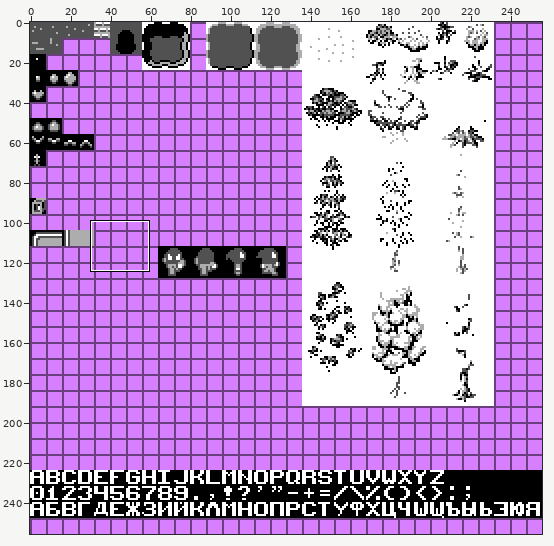
File history of a sprite sheet, game/src/main/resources/sprites.png. The first picture is a wide view before the edit; the outline marks the close-up.
Close-up. The starting point:
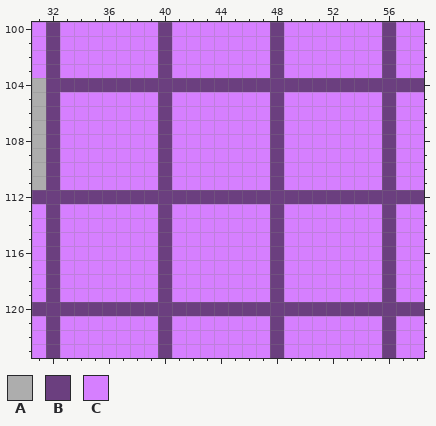
The file is 256x256 pixels. Shown: x 31..58, y 100..123.
Palette (. is transparent): A #adadad  B #6b3f7f  C #d67fff
Pixels before, first column x 31:
100 CBCCCCCCCBCCCCCCCBCCCCCCCBCC
101 CBCCCCCCCBCCCCCCCBCCCCCCCBCC
102 CBCCCCCCCBCCCCCCCBCCCCCCCBCC
103 CBCCCCCCCBCCCCCCCBCCCCCCCBCC
104 ABBBBBBBBBBBBBBBBBBBBBBBBBBB
105 ABCCCCCCCBCCCCCCCBCCCCCCCBCC
106 ABCCCCCCCBCCCCCCCBCCCCCCCBCC
107 ABCCCCCCCBCCCCCCCBCCCCCCCBCC
108 ABCCCCCCCBCCCCCCCBCCCCCCCBCC
109 ABCCCCCCCBCCCCCCCBCCCCCCCBCC
110 ABCCCCCCCBCCCCCCCBCCCCCCCBCC
111 ABCCCCCCCBCCCCCCCBCCCCCCCBCC
112 BBBBBBBBBBBBBBBBBBBBBBBBBBBB
113 CBCCCCCCCBCCCCCCCBCCCCCCCBCC
114 CBCCCCCCCBCCCCCCCBCCCCCCCBCC
115 CBCCCCCCCBCCCCCCCBCCCCCCCBCC
116 CBCCCCCCCBCCCCCCCBCCCCCCCBCC
117 CBCCCCCCCBCCCCCCCBCCCCCCCBCC
118 CBCCCCCCCBCCCCCCCBCCCCCCCBCC
119 CBCCCCCCCBCCCCCCCBCCCCCCCBCC
120 BBBBBBBBBBBBBBBBBBBBBBBBBBBB
121 CBCCCCCCCBCCCCCCCBCCCCCCCBCC
122 CBCCCCCCCBCCCCCCCBCCCCCCCBCC
123 CBCCCCCCCBCCCCCCCBCCCCCCCBCC
The result:
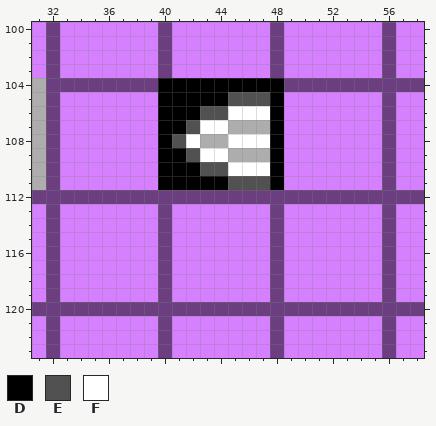
Colours new in this view: D #000000  E #515151  F #ffffff
Diff:
Changed rows in their new state; - is an unchanged pixel.
first column x 40:
104 DDDDDDDDD
105 DDDDDEEED
106 DDDEEFFFD
107 DDEFFAAAD
108 DEFAAFFFD
109 DDEFFAAAD
110 DDDEEFFFD
111 DDDDDEEED
Where, in picture pixels (left, top, right, bottom), the same in both close-ups:
changed: (158, 78, 284, 190)
